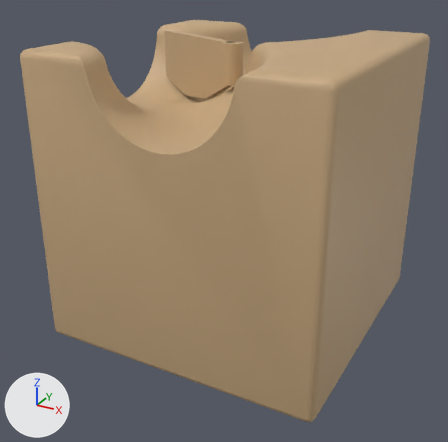
One commit to the glTF model assets/kit/mech_toggle_l3/mech_toggle_l3.glb: the scene before it, then after it.
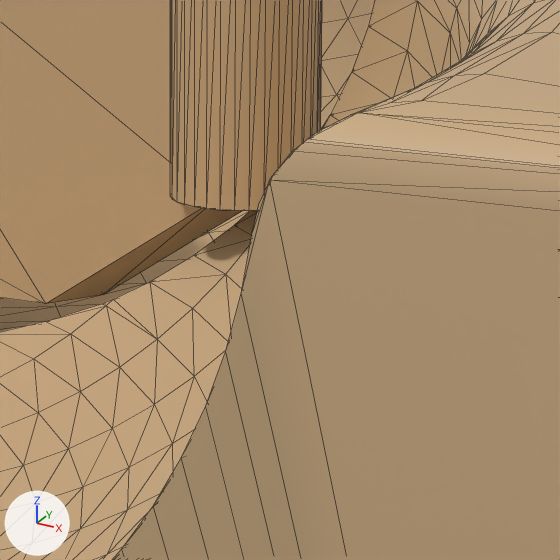
Each version is shown whole from a 50 mm lens placed at (0.0563, -0.1097, 0.0757), pointed at (-0.0016, -0.0044, 0.023), then close up on the part from 45% to 61% of the width and 13% to 30% of the height. Arrows for +X, +Y and +Z are at lower left; the lights stay in place. The last two pictures show the newer version. The close-ups show mesh edges as thin lines. Objects named as collision shapes, trigger or cutter boxes, shadow casters or lower levels of detail are left out. Where no turn or scale is listed for an object, it has been applied to the vertices. Vertices at exactly the same position are counted once.

In view in the first close-up: 'anim_rocker_lod0', 'mech_toggle_l3_lod0'.
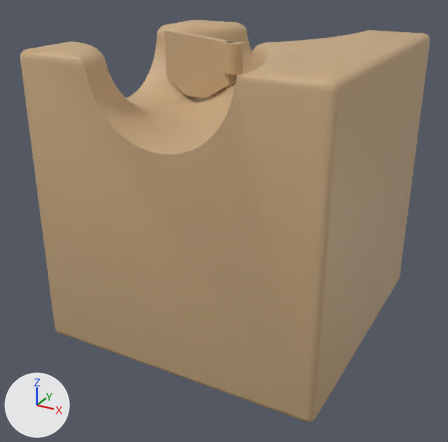
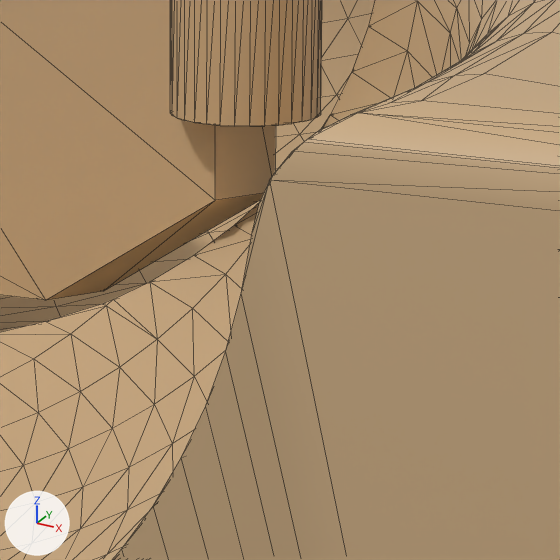
What differs and where, as boxes (x1, y1, x2, y2) in the close-ups (560 x 560 px; the box of a moved part takes in the faces that stretch with it):
'anim_rocker_lod0', reshaped
    before: (0, 0, 322, 304)
    after: (0, 0, 322, 300)
part 1 of me_anim_rocker_lod0, moved or reshaped
    before: (170, 0, 322, 211)
    after: (170, 0, 322, 126)
part 2 of me_anim_rocker_lod0, moved or reshaped
    before: (0, 21, 242, 304)
    after: (0, 21, 264, 300)

What the commit changed:
me_anim_rocker_lod0 has 76 vertices, 144 faces and spans x -0.0222..0.002, y -0.002..0.011, z 0.001..0.014.
me_anim_rocker_lod0 is used by ob_anim_rocker_lod0; location (-0.002, 0.0, 0.045).
Before the commit, vertices of me_anim_rocker_lod0: 12 (-0.0019, 0.0005, 0.006), 13 (0.0005, 0.0019, 0.006), 14 (0.0019, -0.0005, 0.006), 15 (-0.001, 0.0017, 0.006), 16 (-0.0003, 0.002, 0.006).
Before the commit, vertices of me_anim_rocker_lod0: 17 (0.0001, 0.002, 0.006), 18 (-0.0007, 0.0019, 0.006), 19 (-0.0016, 0.0012, 0.006), 20 (-0.0014, 0.0015, 0.006), 21 (-0.0018, 0.0008, 0.006).
Before the commit, vertices of me_anim_rocker_lod0: 22 (-0.002, -0.0003, 0.006), 23 (-0.002, 0.0001, 0.006), 24 (-0.0017, -0.001, 0.006) at pixel (170, 196), 25 (-0.0019, -0.0007, 0.006), 26 (-0.0005, -0.0019, 0.006) at pixel (194, 206).
Before the commit, vertices of me_anim_rocker_lod0: 27 (-0.0012, -0.0016, 0.006) at pixel (177, 202), 28 (-0.0015, -0.0014, 0.006) at pixel (172, 199), 29 (-0.0008, -0.0018, 0.006) at pixel (184, 204), 30 (0.001, -0.0017, 0.006) at pixel (249, 210), 31 (0.0003, -0.002, 0.006) at pixel (220, 210).
Before the commit, vertices of me_anim_rocker_lod0: 32 (-0.0001, -0.002, 0.006) at pixel (206, 208), 33 (0.0007, -0.0019, 0.006) at pixel (234, 210), 34 (0.0016, -0.0012, 0.006), 35 (0.0014, -0.0015, 0.006), 36 (0.0018, -0.0008, 0.006).
Before the commit, vertices of me_anim_rocker_lod0: 37 (0.002, 0.0003, 0.006), 38 (0.002, -0.0001, 0.006), 39 (0.0017, 0.001, 0.006), 40 (0.0019, 0.0007, 0.006), 41 (0.0012, 0.0016, 0.006).
Before the commit, vertices of me_anim_rocker_lod0: 42 (0.0008, 0.0018, 0.006), 43 (0.0015, 0.0014, 0.006).
Part 1, on me_anim_rocker_lod0:
Vertices 12 to 43 of me_anim_rocker_lod0 move by (0.0, 0.0, 0.0022).
Part 2, on me_anim_rocker_lod0:
Vertex 0 of me_anim_rocker_lod0 moves from (-0.0068, 0.0043, 0.0018) at pixel (103, 294) to (-0.0068, 0.0043, 0.0019) at pixel (103, 291).
Vertex 8 of me_anim_rocker_lod0 moves from (-0.0077, 0.0025, 0.0018) at pixel (45, 303) to (-0.0077, 0.0025, 0.0019) at pixel (45, 300).
